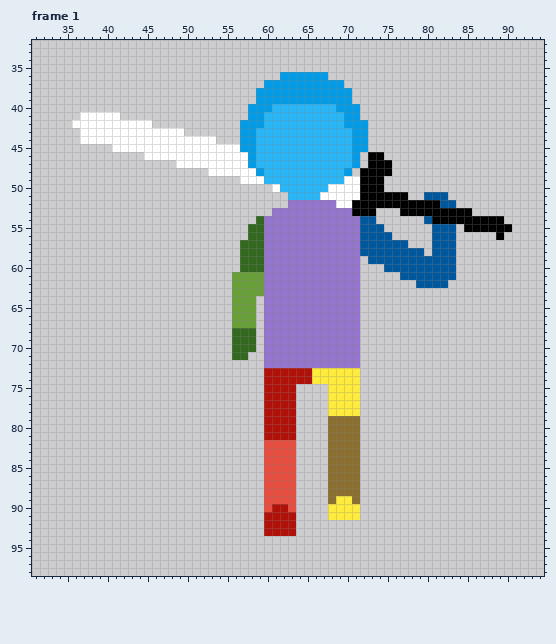
Two versions of one pixel-art file, RPG Game/Assets/Art/Player/Run/Player_Sword_Run_Down.aseprite. Above: the version before the commit.
128x128 pixels, 8 frames. Shown: frame 1: x 31..94, y 32..98. The commit also changed other frames, which this record leaves out.
After:
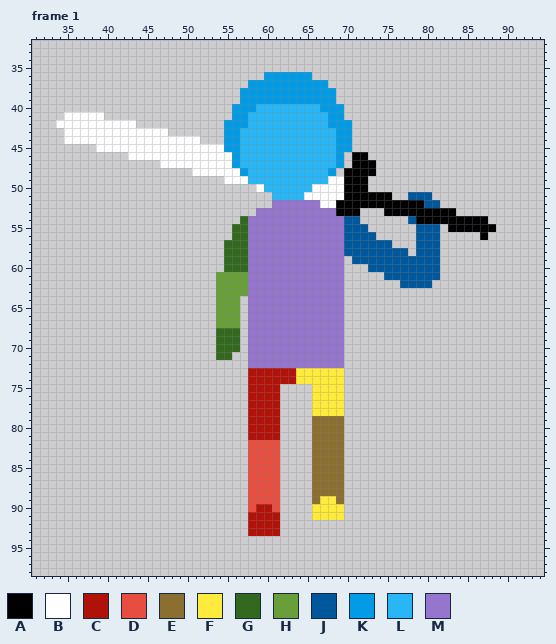
Palette (. is transparent): A #000000  B #ffffff  C #b0120a  D #e84e40  E #8a6f30  F #ffeb3b  G #33691e  H #689f38  J #01579b  K #039be5  L #29b6f6  M #9575cd
The edit:
Changed rows in their new state; - is an unchanged pixel.
Frame 1:
first column x 34:
36 --------------------------KK----..-----------------------
37 ------------------------KK--------..---------------------
38 -----------------------KK----------..--------------------
39 -----------------------KK----------..--------------------
40 ----------------------KK-LL------KK-..-------------------
41 -BB---..--------------KKLL--------KK..-------------------
42 BB--------..---------KK-LL--------KK-..------------------
43 -BB-----------..-----KKLL----------KK..------------------
44 -BB---------------..-KKLL----------KK..------------------
45 -----BB--------------KKLL----------KK..------------------
46 ---------BB-----------KLL----------K.AA..----------------
47 -------------BB-------KLL----------K.AA-..---------------
48 -----------------BB----KLL--------K.AA--..---------------
49 ---------------------BB-LL--------BBAA-..----------------
50 -------------------------BLL----BB--AA-..----------------
51 ---------------------------LL--BB---AA----..JJ-..--------
52 ---------------------------MM----BBAA---------JJ..-------
53 -------------------------MM--------AA-..-AA-------..-----
54 -----------------------GMM----------JJ..----JAA-------..-
55 ----------------------GGMM----------JJ-..----JJ-.AA----..
56 ----------------------GGMM----------JJ--..---JJ-..---A-.-
57 ---------------------GG-MM----------JJ----..-JJ-..-------
58 ---------------------GG-MM----------JJ------.-J-..-------
59 ---------------------GG-MM----------.JJ---------..-------
60 ---------------------GG-MM----------..-JJ-------..-------
61 --------------------HH--MM----------..---JJ-----..-------
62 --------------------HH--MM----------..-----JJ--..--------
63 --------------------HH--MM----------..-------------------
64 --------------------HH-.MM----------..-------------------
65 --------------------HH-.MM----------..-------------------
66 --------------------HH-.MM----------..-------------------
67 --------------------HH-.MM----------..-------------------
68 --------------------GG-.MM----------..-------------------
69 --------------------GG-.MM----------..-------------------
70 --------------------GG-.MM----------..-------------------
71 --------------------GG..MM----------..-------------------
72 ------------------------MM----------..-------------------
73 ------------------------CC----FF----..-------------------
74 ------------------------CC----FF----..-------------------
75 ------------------------CC--..--FF--..-------------------
76 ------------------------CC--..--FF--..-------------------
77 ------------------------CC--..--FF--..-------------------
78 ------------------------CC--..--FF--..-------------------
79 ------------------------CC--..--EE--..-------------------
80 ------------------------CC--..--EE--..-------------------
81 ------------------------CC--..--EE--..-------------------
82 ------------------------DD--..--EE--..-------------------
83 ------------------------DD--..--EE--..-------------------
84 ------------------------DD--..--EE--..-------------------
85 ------------------------DD--..--EE--..-------------------
86 ------------------------DD--..--EE--..-------------------
87 ------------------------DD--..--EE--..-------------------
88 ------------------------DD--..--EE--..-------------------
89 ------------------------DD--..--EFFE..-------------------
90 ------------------------DCCD..--FF--..-------------------
91 ------------------------CC--..--FF--..-------------------
92 ------------------------CC--..---------------------------
93 ------------------------CC--..---------------------------
